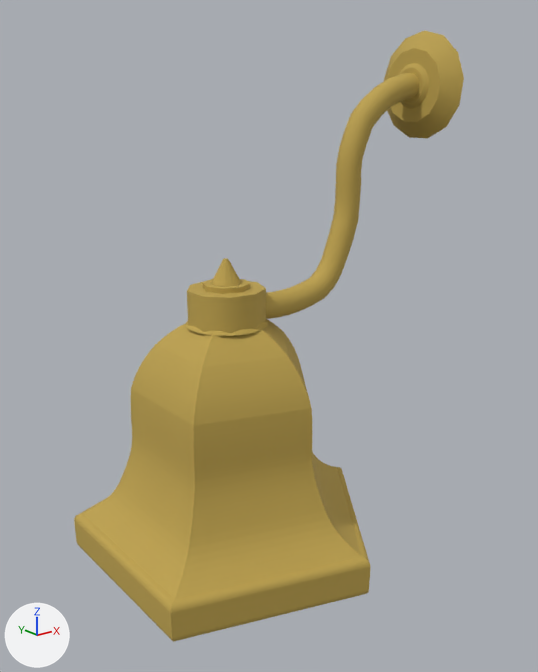
What one commit did to the FBX model Assets/Prefabs/3dModels/Bell.FBX.
One viewpoint serves both versions: a 50 mm camera at (-1.48, -2.01, 2.52) aimed at (0.13, 0.0, 1.72). The lights are fixed; the arrows at lower left show +X, +Y and +Z. Where no turn or scale is listed for an object, it has been applied to the vertices.
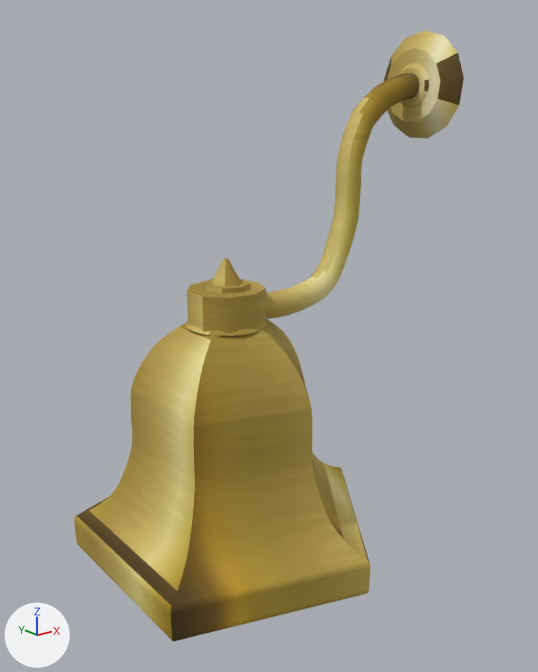
What differs and where, as boxes (x1, y1, x2, y2) in the pictures (538 x 672 px):
'Line001', recoloured: (74, 323, 370, 642) in both
'Cylinder003', recoloured: (280, 73, 419, 314) in both
'Cone003', recoloured (yellow to beige): (384, 30, 464, 138) in both

Patch to the scene script:
```diff
--- a/Assets/Prefabs/3dModels/Bell.FBX.py
+++ b/Assets/Prefabs/3dModels/Bell.FBX.py
@@ img_dwdw_jpg @@
+img_dwdw_jpg = load_image('dwdw.jpg', '_unpacked/dwdw.jpg', 225, 225, 'sRGB')
@@ mat_01___default @@
+mat_01___default = principled_material('01 - Default')
+mat_01___default.texture = img_dwdw_jpg
+mat_01___default.roughness = 0.859
@@ me_mesh_009 @@
 me_mesh_009.from_pydata(...)  # 290 vertices, 570 faces; spans x -0.468..0.579, y -0.55..0.55, z -0.425..0.479
-me_mesh_009.materials.append(mat_material__26)  # yellow #bda24d
+me_mesh_009.materials.append(mat_01___default)  # picture img_dwdw_jpg
@@ me_mesh_005 @@
 me_mesh_005.from_pydata(...)  # 432 vertices, 860 faces; spans x -0.792..0.007, y -0.046..0.046, z -0.792..0.047
-me_mesh_005.materials.append(mat_material__26)  # yellow #bda24d
+me_mesh_005.materials.append(mat_01___default)  # picture img_dwdw_jpg
@@ me_mesh_007 @@
 me_mesh_007.from_pydata(...)  # 26 vertices, 48 faces; spans x -0.054..0.001, y -0.196..0.196, z -0.192..0.197
-me_mesh_007.materials.append(mat_material__26)  # yellow #bda24d
+me_mesh_007.materials.append(mat_01___default)  # picture img_dwdw_jpg
```
